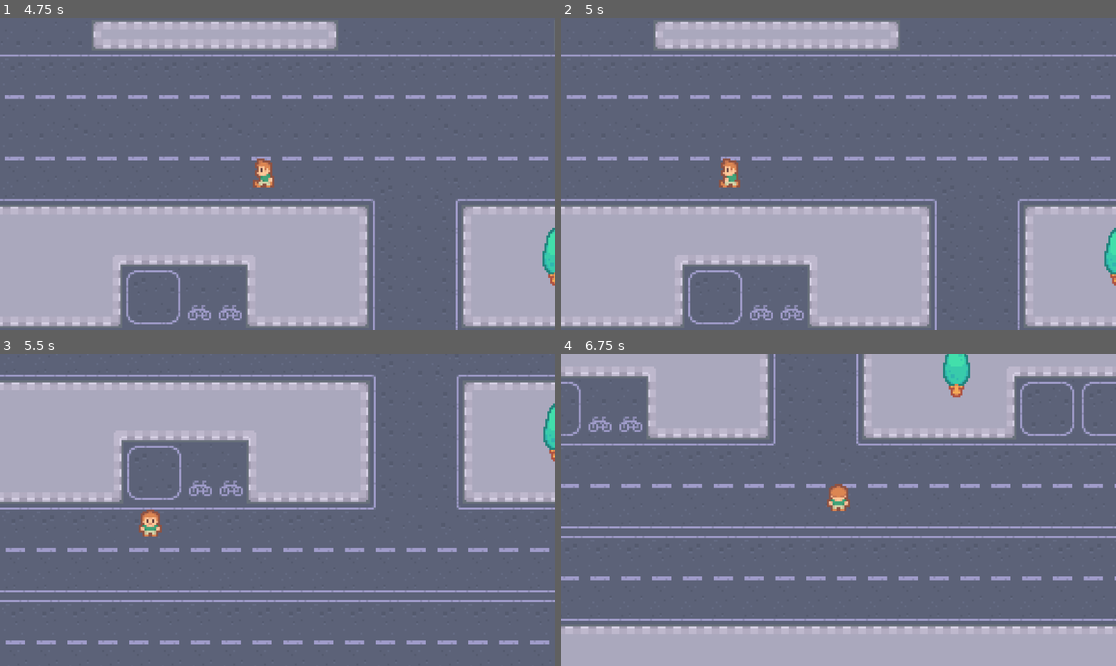
Above: before the commit, frames 1-4 (two rows, left to right).
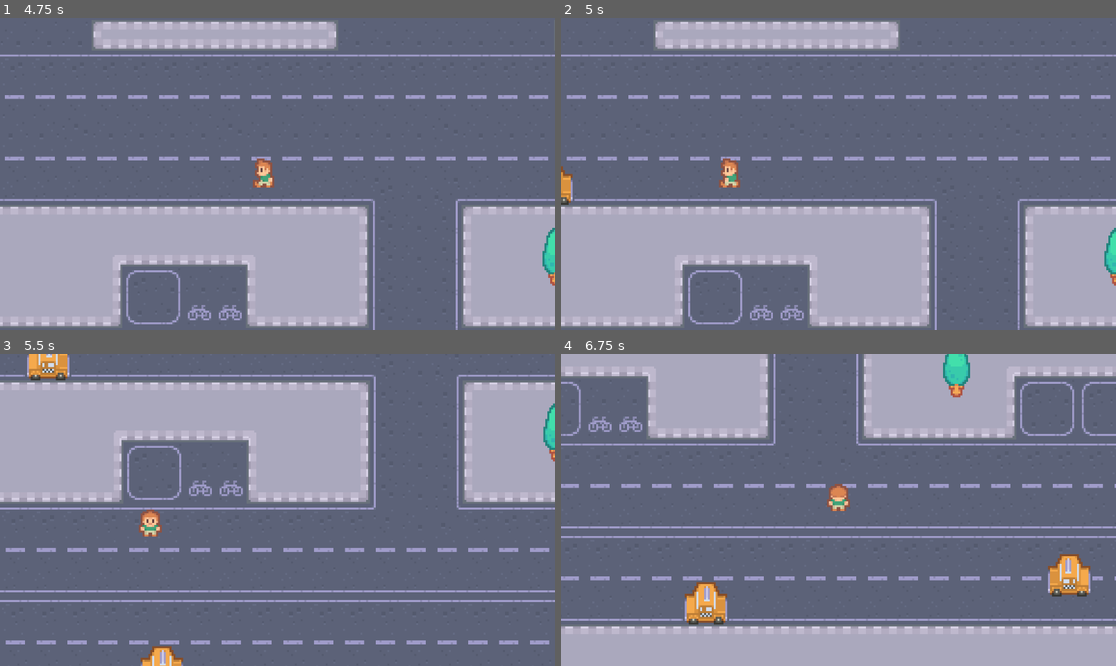
Above: after the commit, the same moments.

Repository: SmallFish1101/game1
Game: Godot game, scene res://scenes/game.tscn
The game is run twice, just before and just after one commit, with the same random seed, the same clock (stepped at 60 frames per second) and the same inputs.
Inputs:
- Up to frame 1 (4.75 s): tap Enter at 0.5 s; hold Right (right) 0.53-1.28 s; tap Space (comfirm) every 0.75 s from 0.6 to 4.35 s; hold Down (down) 1.28-2.03 s; hold Right (right) 2.03-2.78 s; hold W (up) 2.78-3.53 s; hold A (left) from 3.53 s (still down)
- Up to frame 2 (5 s): keep holding A (left)
- Up to frame 3 (5.5 s): release A (left) at 5.03 s; hold Down (down) from 5.03 s (still down); tap Space (comfirm) at 5.1 s
- Up to frame 4 (6.75 s): release Down (down) at 5.78 s; hold Right (right) 5.78-6.53 s; tap Space (comfirm) at 5.85, 6.6 s; hold W (up) from 6.53 s (still down)

Frame 1 is identical in both runs. In frame 2, 0.2% of the frame differs, in the area x 0-3%, y 47-60%; in frame 3, 1.0%; in frame 4, 1.8%, in the area x 21-96%, y 64-87%.

Commit message:
添加汽车移动，但是汽车没碰撞

Diff:
--- /dev/null
+++ b/scenes/car.gd
@@ -0,0 +1,17 @@
+extends Area2D
+
+var direction := Vector2.LEFT
+var speed = 1
+
+func _ready() -> void:
+	if position.x < 0:
+		direction.x = 1
+		$Sprite2D.flip_h = true
+
+# Called every frame. 'delta' is the elapsed time since the previous frame.
+func _process(_delta: float) -> void:
+	position += direction * speed
+
+
+func _on_visible_on_screen_notifier_2d_screen_exited() -> void:
+	queue_free()
--- /dev/null
+++ b/scenes/car.tscn
@@ -0,0 +1,21 @@
+[gd_scene format=3 uid="uid://c3mdcioslrm4p"]
+
+[ext_resource type="Texture2D" uid="uid://ded8huv3lr1a7" path="res://graphics/cars/yellow.png" id="1_c35m8"]
+[ext_resource type="Script" uid="uid://cd5xhsevs1vit" path="res://scenes/car.gd" id="1_qt2eu"]
+
+[sub_resource type="RectangleShape2D" id="RectangleShape2D_vkqoe"]
+size = Vector2(24, 10)
+
+[node name="Car" type="Area2D" unique_id=2116520144]
+script = ExtResource("1_qt2eu")
+
+[node name="Sprite2D" type="Sprite2D" parent="." unique_id=574761564]
+texture = ExtResource("1_c35m8")
+
+[node name="CollisionShape2D" type="CollisionShape2D" parent="." unique_id=1586375086]
+position = Vector2(0, 2)
+shape = SubResource("RectangleShape2D_vkqoe")
+
+[node name="VisibleOnScreenNotifier2D" type="VisibleOnScreenNotifier2D" parent="." unique_id=635600059]
+
+[connection signal="screen_exited" from="VisibleOnScreenNotifier2D" to="." method="_on_visible_on_screen_notifier_2d_screen_exited"]
--- /dev/null
+++ b/scenes/game.gd
@@ -0,0 +1,9 @@
+extends Node2D
+
+var car_scene: PackedScene = preload("res://scenes/car.tscn")
+
+func _on_car_timer_timeout() -> void:
+	var car = car_scene.instantiate() as Area2D
+	var pos_marker = $CarStartPositions.get_children().pick_random()
+	car.position = pos_marker.position
+	$Objects.add_child(car)
--- a/scenes/game.tscn
+++ b/scenes/game.tscn
@@ -1,5 +1,6 @@
 [gd_scene format=3 uid="uid://r8e5vdmp0k17"]
 
+[ext_resource type="Script" uid="uid://4vxvmd16aeo1" path="res://scenes/game.gd" id="1_lbhrr"]
 [ext_resource type="Texture2D" uid="uid://doghmovcgeltw" path="res://graphics/map.png" id="1_yqjtg"]
 [ext_resource type="PackedScene" uid="uid://bjy1c24lq0gf7" path="res://scenes/player.tscn" id="2_lnu2h"]
 [ext_resource type="PackedScene" uid="uid://6rt6j4h172du" path="res://scenes/tree.tscn" id="3_lnu2h"]
@@ -14,31 +15,76 @@
 size = Vector2(384, 20)
 
 [node name="Game" type="Node2D" unique_id=302956875]
+script = ExtResource("1_lbhrr")
 
 [node name="Map" type="Sprite2D" parent="." unique_id=1446021470]
 texture = ExtResource("1_yqjtg")
 
-[node name="Player" parent="." unique_id=1977469378 instance=ExtResource("2_lnu2h")]
+[node name="Borders" type="Node2D" parent="." unique_id=1746161190]
 
-[node name="ExerciseObject" parent="." unique_id=168570443 instance=ExtResource("3_lnu2h")]
-position = Vector2(97, 43)
+[node name="StaticBody2D" type="StaticBody2D" parent="Borders" unique_id=1542854894]
 
-[node name="Node2D" type="Node2D" parent="." unique_id=1746161190]
-
-[node name="StaticBody2D" type="StaticBody2D" parent="Node2D" unique_id=1542854894]
-
-[node name="CollisionShape2D" type="CollisionShape2D" parent="Node2D/StaticBody2D" unique_id=1874208549]
+[node name="CollisionShape2D" type="CollisionShape2D" parent="Borders/StaticBody2D" unique_id=1874208549]
 position = Vector2(-202, -1)
 shape = SubResource("RectangleShape2D_vkqoe")
 
-[node name="CollisionShape2D2" type="CollisionShape2D" parent="Node2D/StaticBody2D" unique_id=355786713]
+[node name="CollisionShape2D2" type="CollisionShape2D" parent="Borders/StaticBody2D" unique_id=355786713]
 position = Vector2(202, 0)
 shape = SubResource("RectangleShape2D_vkqoe")
 
-[node name="CollisionShape2D3" type="CollisionShape2D" parent="Node2D/StaticBody2D" unique_id=1554034606]
+[node name="CollisionShape2D3" type="CollisionShape2D" parent="Borders/StaticBody2D" unique_id=1554034606]
 position = Vector2(0, -330.375)
 shape = SubResource("RectangleShape2D_co6qv")
 
-[node name="CollisionShape2D4" type="CollisionShape2D" parent="Node2D/StaticBody2D" unique_id=451393535]
+[node name="CollisionShape2D4" type="CollisionShape2D" parent="Borders/StaticBody2D" unique_id=451393535]
 position = Vector2(0, 329)
 shape = SubResource("RectangleShape2D_gjxql")
+
+[node name="FinishArea2D" type="Area2D" parent="Borders" unique_id=261291724]
+
+[node name="CollisionPolygon2D" type="CollisionPolygon2D" parent="Borders/FinishArea2D" unique_id=1536849371]
+polygon = PackedVector2Array(-197, -327, -198, -136, 199, -136, 197, -327)
+
+[node name="Timer2D" type="Node" parent="." unique_id=1020133043]
+
+[node name="CarTimer" type="Timer" parent="Timer2D" unique_id=569809614]
+autostart = true
+
+[node name="Objects" type="Node2D" parent="." unique_id=837544291]
+
+[node name="Player" parent="Objects" unique_id=1977469378 instance=ExtResource("2_lnu2h")]
+
+[node name="Tree" parent="Objects" unique_id=168570443 instance=ExtResource("3_lnu2h")]
+position = Vector2(97, 43)
+
+[node name="CarStartPositions" type="Node2D" parent="." unique_id=1174920670]
+
+[node name="Marker2D7" type="Marker2D" parent="CarStartPositions" unique_id=431810397]
+position = Vector2(200.55556, 101.98639)
+
+[node name="Marker2D" type="Marker2D" parent="CarStartPositions" unique_id=74350553]
+position = Vector2(-198, 165)
+
+[node name="Marker2D2" type="Marker2D" parent="CarStartPositions" unique_id=2032233880]
+position = Vector2(-198, 114)
+
+[node name="Marker2D3" type="Marker2D" parent="CarStartPositions" unique_id=1860269983]
+position = Vector2(-197, 5)
+
+[node name="Marker2D4" type="Marker2D" parent="CarStartPositions" unique_id=1660421632]
+position = Vector2(-199.89006, -56.528687)
+
+[node name="Marker2D5" type="Marker2D" parent="CarStartPositions" unique_id=1967897936]
+position = Vector2(-202.89545, -113.62861)
+
+[node name="Marker2D6" type="Marker2D" parent="CarStartPositions" unique_id=185163446]
+position = Vector2(200.55556, 150.65305)
+
+[node name="Marker2D8" type="Marker2D" parent="CarStartPositions" unique_id=1290240255]
+position = Vector2(199.22221, -24.01361)
+
+[node name="Marker2D9" type="Marker2D" parent="CarStartPositions" unique_id=2137741564]
+position = Vector2(195.88887, -102.01362)
+
+[connection signal="body_entered" from="Borders/FinishArea2D" to="." method="_on_finish_area_2d_body_entered"]
+[connection signal="timeout" from="Timer2D/CarTimer" to="." method="_on_car_timer_timeout"]
--- a/scenes/player.gd
+++ b/scenes/player.gd
@@ -49,3 +49,7 @@
 # Called when the node enters the scene tree for the first time.
 func _ready() -> void:
 	pass # Replace with function body.
+
+
+func _on_timer_timeout() -> void:
+	pass # Replace with function body.
Not shown, added: scenes/car.gd.uid
Not shown, added: scenes/game.gd.uid
